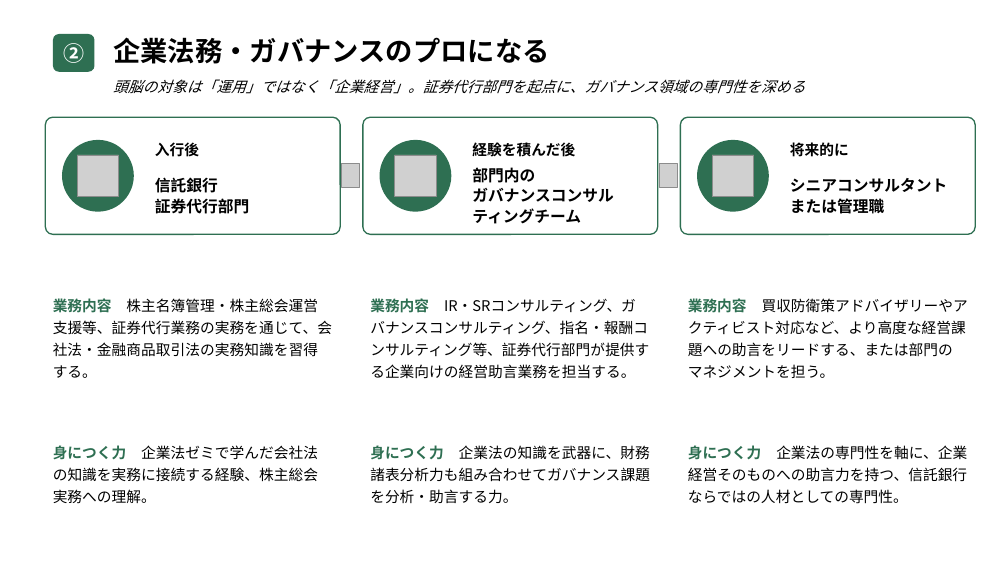
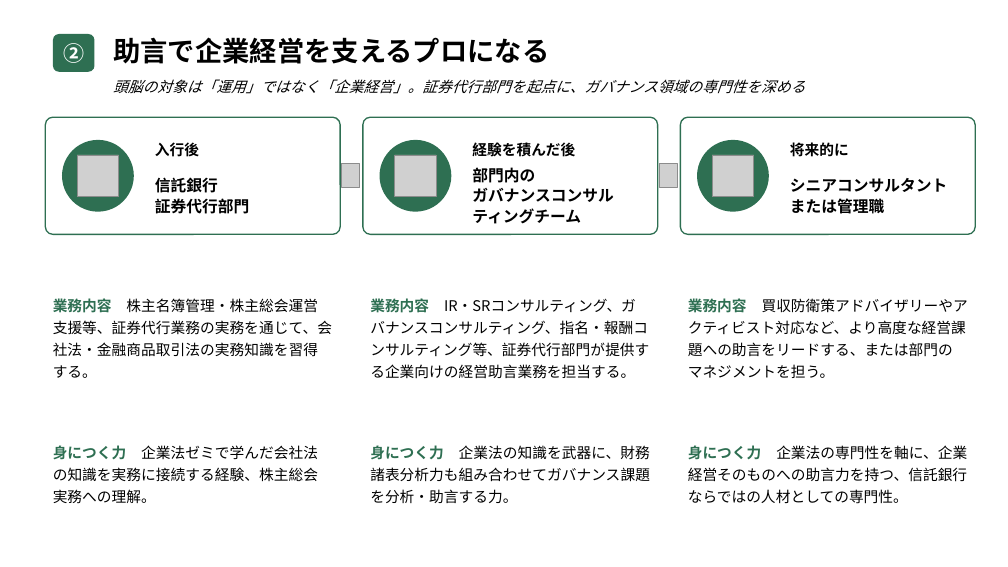
Before and after one commit to nasukazunori/NasuVault2, a slide deck: slide 6 of 信吾/銀行研究/添付ファイル/信託銀行キャリア形成モデル.pptx. Drawn at 1008x567 pixels with LibreOffice and Linux fonts; fonts in the diff are those of the drawing; grey boxes stand for pictures. Boxes give left, top, right and bottom in pixels: in the first picture for what was removed or moved away, otherwise in the second. Text is boxed around its words. In the diff, an @@ line names an element or a change of style, - is before the commit and + after.

```diff
--- a/信吾/銀行研究/添付ファイル/信託銀行キャリア形成モデル.pptx
+++ b/信吾/銀行研究/添付ファイル/信託銀行キャリア形成モデル.pptx
@@ text at <box>113,37,549,64</box>: text changed @@
-企業法務・ガバナンスのプロになる
+助言で企業経営を支えるプロになる
```
Also in this commit, not shown: 5 other slides changed, 1 other file.
